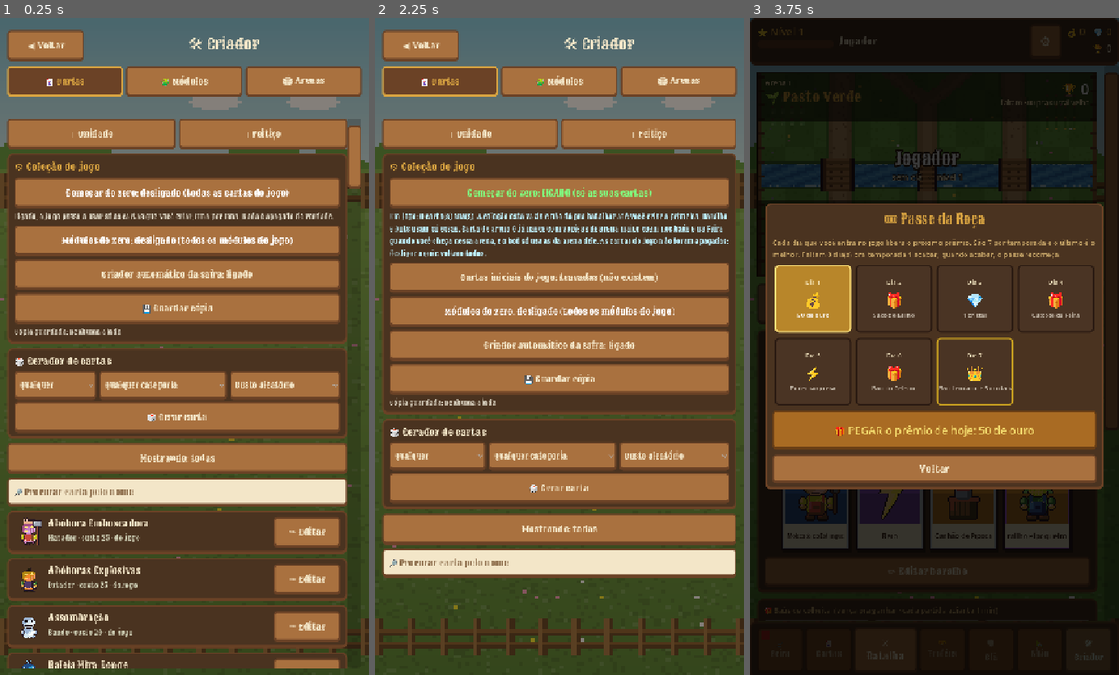
Above: before the commit, frames 1-3 (left to right).
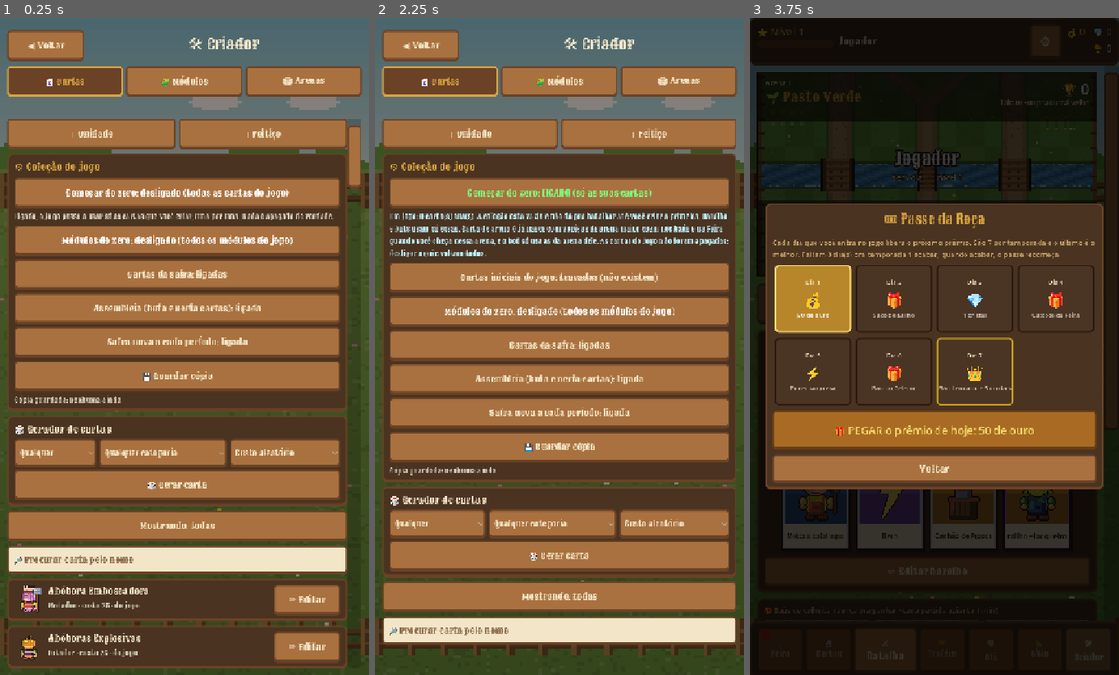
Above: after the commit, the same moments.

Repository: Generadevde/farmarena
Game: Godot game, scene res://creator/creator_menu.tscn
Same seed, same stepped clock (60 frames per second), same inputs: the game is played once before the commit and once after it. This scene is started directly instead of the project's main scene. The engine's default icon, where the game draws it, is replaced by a stand-in: a white triangle on a blue panel in a dark square.
Inputs:
- Up to frame 1 (0.25 s): no input
- Up to frame 2 (2.25 s): click "Começar do zero: desligado (t…" at 0.5 s; click "Começar do zero: LIGADO (só a…" at 1.25 s; click "Começar do zero: desligado (t…" at 2 s
- Up to frame 3 (3.75 s): click "Começar do zero: LIGADO (só a…" at 2.75 s; click "◀ Voltar" at 3.5 s

The runs differ from the first frame. In frame 1, 33% of the frame differs, in the area x 1-98%, y 25-99%; in frame 2, 29%; in frame 3, nothing differs.

Commit message:
Chaves pra ligar e desligar as cartas da safra e a Assembleia
- Cartas da safra: desligadas, saem do jogo; religando, voltam (também quando
  combinada com o começar do zero).
- Assembleia: desligada, nenhum ajuste (bufo ou nerfo) vale e ninguém vota;
  religando, os ajustes guardados voltam.
- Testes das duas chaves.

Co-Authored-By: Claude Fable 5.2 <noreply@anthropic.com>
Claude-Session: https://claude.ai/code/session_01F2c9wwKpd4XWAaAeM55Dzi

Diff:
--- a/Scripts/assembleia.gd
+++ b/Scripts/assembleia.gd
@@ -275,7 +275,16 @@
 
 ## chama ao abrir o menu e ao carregar o perfil: fecha as pautas vencidas,
 ## abre a dos bots do período e aplica os ajustes nas cartas
+## chave "assembleia_off" (Criador > Coleção do jogo): desligada, ninguém vota e nenhuma
+## carta fica com número mexido; ligando de novo, os ajustes guardados voltam
+static func off() -> bool:
+	return bool(Config.data.get("assembleia_off", false))
+
+
 static func sync():
+	if off():
+		apply_all()
+		return
 	var a = _d()
 	var now = SafraTempo.current_period()
 	if int(a["periodo"]) != now:
@@ -304,6 +313,9 @@
 		var c0 = Catalogo.find_card(str(path))
 		if c0 != null:
 			_set_numbers(c0, _orig[path], 1.0, 1.0)
+	if off():
+		_orig.clear()   # desligada: os números ficam os da carta, sem ajuste nenhum
+		return
 	for path in adjusts:
 		var c = Catalogo.find_card(str(path))
 		if c == null:
--- a/ci/battle_test.gd
+++ b/ci/battle_test.gd
@@ -2114,5 +2114,25 @@
 	CustomContent.apply_zero()
 	_check("módulos do zero: só os criados; desligar devolve", zero_mods == CustomContent.custom_bases.size() and (zero_mods > 0 or (lo_p == 0 and lo_b == 0)) and BotSimulator.available_bases.size() == bases_n,
 		"%d -> %d -> %d (jogador %d, bot %d)" % [bases_n, zero_mods, BotSimulator.available_bases.size(), lo_p, lo_b])
+	# chaves da SAFRA e da ASSEMBLEIA
+	var safra_n = CardDatabase.all_cards.filter(func(x): return x != null and x.has_meta("safra")).size()
+	Config.data["safra_off"] = true
+	CustomContent.apply_zero()
+	var safra_hidden = CardDatabase.all_cards.filter(func(x): return x != null and x.has_meta("safra")).size()
+	Config.data["safra_off"] = false
+	CustomContent.apply_zero()
+	var vaca: CardData = Catalogo.card("vaca_brava")
+	var hp_raw = DeckBuilder.get_unit_stats(vaca).hp
+	Assembleia._d()["ajustes"][vaca.resource_path] = {"hp": 1.5, "dmg": 1.0}
+	Assembleia.apply_all()
+	var hp_adj = DeckBuilder.get_unit_stats(vaca).hp
+	Config.data["assembleia_off"] = true
+	Assembleia.sync()
+	var hp_off = DeckBuilder.get_unit_stats(vaca).hp
+	Config.data["assembleia_off"] = false
+	Assembleia._d()["ajustes"].erase(vaca.resource_path)
+	Assembleia.apply_all()
+	_check("chave da safra tira e devolve as cartas dela", safra_hidden == 0 and CardDatabase.all_cards.filter(func(x): return x != null and x.has_meta("safra")).size() == safra_n, "%d -> %d" % [safra_n, safra_hidden])
+	_check("chave da assembleia desliga os ajustes", hp_adj > hp_raw and hp_off == hp_raw and DeckBuilder.get_unit_stats(vaca).hp == hp_raw, "%d %d %d" % [hp_raw, hp_adj, hp_off])
 	_check("começar do zero esconde as cartas do jogo e desligar devolve", zero_n == zero_want and zero_n < all_n and zd.size() == (8 if zero_want > 0 else 0) and CardDatabase.all_cards.size() == all_n, "%d -> %d -> %d" % [all_n, zero_n, CardDatabase.all_cards.size()])
 	print("RESULTADO novas COM PROBLEMA (", _aud_bad.size(), "): ", _aud_bad)
--- a/creator/creator_menu.gd
+++ b/creator/creator_menu.gd
@@ -1770,8 +1770,18 @@
 	v.add_child(zmb)
 	if zm:
 		v.add_child(_note("Em jogo: %d módulo(s) seu(s). Sem nenhum, a batalha é só com a Casa Grande, pros dois lados. Crie na aba Módulos; desligando aqui, os do jogo voltam." % BotSimulator.available_bases.size(), Color(0.75, 0.95, 1.0)))
+	v.add_child(_button("Cartas da safra: " + ("DESLIGADAS (não existem no jogo)" if CustomContent.safra_off() else "ligadas"), func():
+		Config.data["safra_off"] = !CustomContent.safra_off()
+		Config.save()
+		CustomContent.apply_zero()
+		_show_list()))
+	v.add_child(_button("Assembleia (bufa e nerfa cartas): " + ("DESLIGADA (nenhum ajuste vale)" if Assembleia.off() else "ligada"), func():
+		Config.data["assembleia_off"] = !Assembleia.off()
+		Config.save()
+		Assembleia.sync()
+		_show_list()))
 	var paused = bool(Config.data.get("safra_pausa", false))
-	v.add_child(_button("Criador automático da safra: " + ("PAUSADO" if paused else "ligado"), func():
+	v.add_child(_button("Safra nova a cada período: " + ("PAUSADA (não cria carta nova)" if paused else "ligada"), func():
 		Config.data["safra_pausa"] = !bool(Config.data.get("safra_pausa", false))
 		Config.save()
 		_show_list()))
--- a/creator/custom_content.gd
+++ b/creator/custom_content.gd
@@ -1081,8 +1081,10 @@
 				back.append(c)
 		CardDatabase.all_cards.assign(back)
 		_full_cards = []
+	_apply_safra_switch()
 	DeckBuilder.clear_cache()
 	apply_zero_modules()
+	Assembleia.apply_all()
 
 
 # ---- módulos "do zero": a mesma ideia das cartas. Ligado, só existem os módulos que você
@@ -1164,3 +1166,34 @@
 ## põe a cópia de volta por cima do que tem agora (vale depois de fechar e abrir o jogo)
 func backup_restore() -> int:
 	return _copy_dir(BACKUP_DIR, ROOT) if backup_when() != "" else 0
+
+
+# ---- chave "safra_off": as cartas colhidas pela safra saem do jogo (e voltam ao religar)
+var _safra_hidden: Array = []
+
+
+func safra_off() -> bool:
+	return bool(Config.data.get("safra_off", false))
+
+
+func _apply_safra_switch():
+	if safra_off():
+		for c in _full_cards.duplicate():
+			if c != null and c.has_meta("safra"):
+				_full_cards.erase(c)
+				if !_safra_hidden.has(c):
+					_safra_hidden.append(c)
+		for c in CardDatabase.all_cards.duplicate():
+			if c != null and c.has_meta("safra"):
+				CardDatabase.all_cards.erase(c)
+				if !_safra_hidden.has(c):
+					_safra_hidden.append(c)
+	elif !_safra_hidden.is_empty():
+		# no "começar do zero" elas voltam pra lista guardada (a que retorna quando o modo desliga)
+		for c in _safra_hidden:
+			if zero_on():
+				if !_full_cards.has(c):
+					_full_cards.append(c)
+			elif !CardDatabase.all_cards.has(c):
+				CardDatabase.all_cards.append(c)
+		_safra_hidden = []
